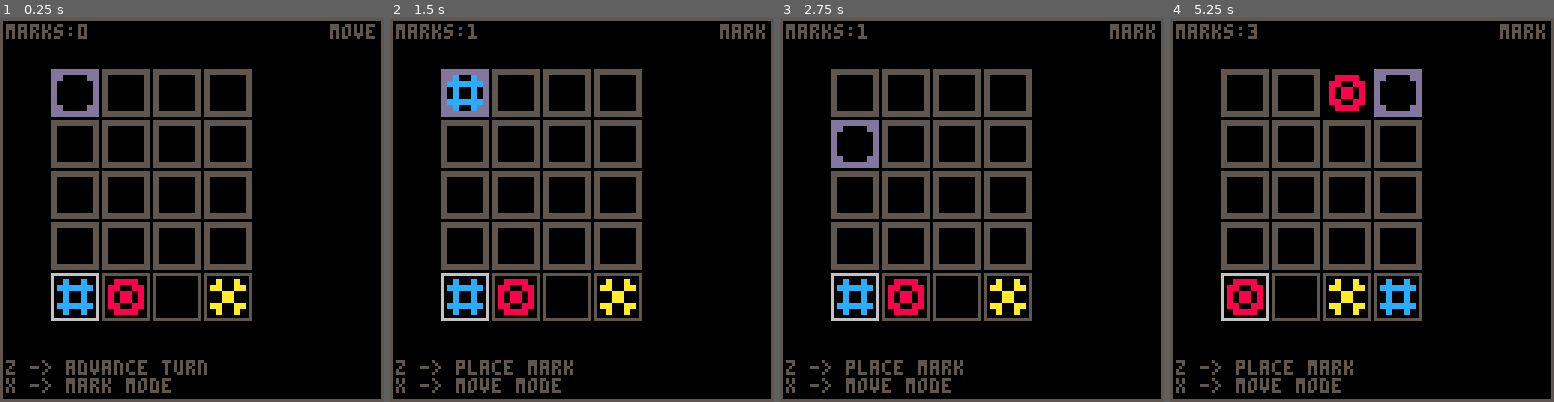
Above: before the commit, frames 1-4 (left to right).
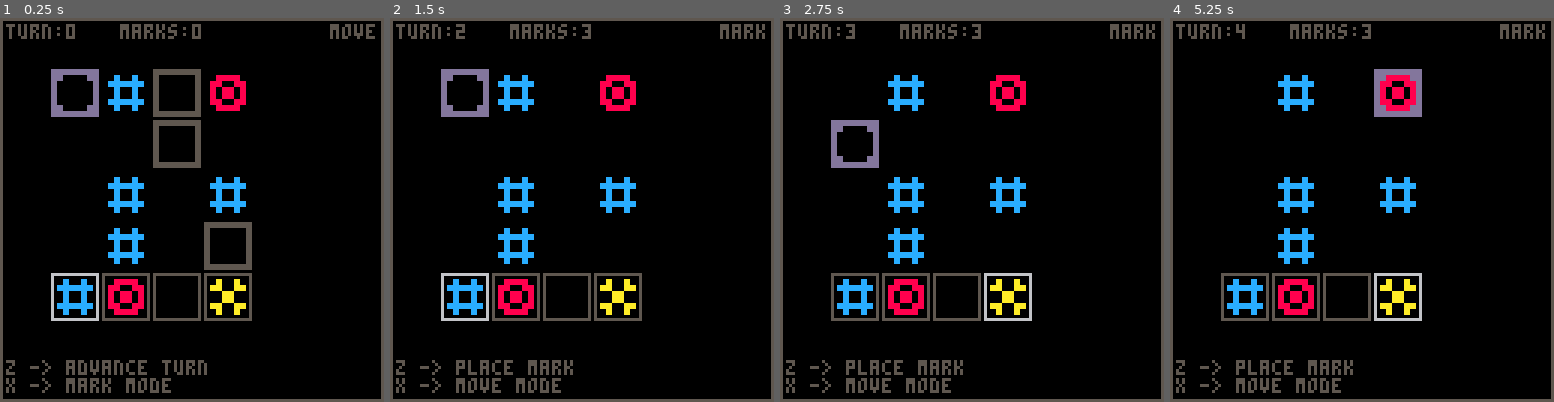
Above: after the commit, the same moments.

Repository: ayanamee/bistro8
Game: PICO-8 cartridge blank/blank.p8
Two runs of this game, one before a commit and one after it. Both use one fixed random seed, a clock stepped at 60 frames per second and the inputs below.
Inputs:
- Up to frame 1 (0.25 s): no input
- Up to frame 2 (1.5 s): tap O (Z key) at 0.33, 0.7, 1.43 s; tap X (X key) at 1.07 s
- Up to frame 3 (2.75 s): hold Left 1.97-2.37 s; tap X (X key) at 2.07, 2.4, 2.73 s; tap O (Z key) at 2.22 s; hold Down from 2.42 s (still down)
- Up to frame 4 (5.25 s): release Down at 2.82 s; hold Right 2.87-3.53 s; tap X (X key) every 0.33 s from 3.07 to 5.07 s; tap O (Z key) at 3.1, 3.98, 4.87 s; hold Up 3.58-4.08 s; hold Right 4.13-4.53 s; hold Down 4.58-5.08 s; hold Left from 5.13 s (still down)

The runs differ from the first frame. In frame 1, 11% of the frame differs, in the area x 1-66%, y 1-66%; in frame 2, 14%; in frame 3, 14%; in frame 4, 16%, in the area x 1-66%, y 1-79%.

Commit message:
Bug fixing and implementing block logic

Diff:
--- a/blank/main.lua
+++ b/blank/main.lua
@@ -19,6 +19,7 @@
 
 placed_marks = 0
 
+turn = 0
 
 function _init()
     menuitem(1, "god mode", function() if mode ~= "god" then mode = "god" else mode = "move" end end)
@@ -27,6 +28,8 @@
     bag.count = 4
     bag.idx = 1
     bag.current_mark = bag[bag.idx]
+
+    fill_grid()
 end
 
 function _update()
@@ -35,23 +38,24 @@
 
 function _draw()
     cls()
-    rect(0,0,127,127)
+    rect(0,0,127,127,5)
     draw_grid()
     draw_cursor()
     draw_bag()
-    print(mode,110,2)
+    print(mode,110,2,5)
     if mode == "move" then
-        print("z -> advance turn", 2,114)
-        print("x -> mark mode", 2,120)
+        print("z -> advance turn", 2,114,5)
+        print("x -> mark mode", 2,120,5)
     elseif mode =="mark" then
-        print("z -> place mark", 2,114)
-        print("x -> move mode", 2,120)
+        print("z -> place mark", 2,114,5)
+        print("x -> move mode", 2,120,5)
     elseif mode == "god" then
-        print("z -> clear grid", 2,114)
+        print("z -> clear grid", 2,114,5)
         -- print("x -> move mode", 2,120)
-        print("x -> fill grid", 2, 120)
-    end
-    print("marks:"..placed_marks, 2, 2)
+        print("x -> fill grid", 2, 120,5)
+    end
+    print("turn:"..turn, 2, 2,5)
+    print("marks:"..placed_marks, 40, 2,5)
 end
 
 function handle_input()
@@ -73,6 +77,14 @@
             end
             bag.current_mark = bag[bag.idx]
         end
+        if btnp(⬅️) then
+            if (bag.idx > 1) then
+                bag.idx -= 1
+            else
+                bag.idx = bag.count
+            end
+            bag.current_mark = bag[bag.idx]
+        end
     elseif mode=="god" then
         if btnp(4) then clear_grid() end
         -- if btnp(5) then mode = "move" end
@@ -83,6 +95,7 @@
 
 function advance_turn()
     update_board()
+    turn+=1
 end
 
 function try_place_mark(i,j,mark)
@@ -90,7 +103,20 @@
         grid[i][j].mark = mark
         grid[i][j].sprite = get_sprite(mark)
         placed_marks +=1
-    end
+        return true
+    end
+    return false
+end
+
+function try_spawn_mark(i,j,mark)
+    if grid[i][j].mark == "none" and grid[i][j].spawning then
+        grid[i][j].mark = mark
+        grid[i][j].sprite = get_sprite(mark)
+        placed_marks +=1
+        grid[i][j].spawning = false
+        return true
+    end
+    return false
 end
 
 
@@ -102,7 +128,7 @@
         for j=1, grid_size do
             x = margin + (i-1)*grid_px_size*grid_px_scale + spacing*i
             y = margin + (j-1)*grid_px_size*grid_px_scale + spacing*j
-            grid[i][j]={id = id, sprite=0, x0=x, y0=y, mark="none", exploding=false}
+            grid[i][j]={id = id, sprite=0, x0=x, y0=y, mark="none", exploding=false, spawning = false}
             id+=1
         end
     end
@@ -118,13 +144,14 @@
 function fill_grid()
     for i=1, grid_size do
         for j=1, grid_size do
-            roll = flr(rnd(4))
+            roll = flr(rnd(5))
             if roll==0 then current_mark = "red" end
             if roll==1 then current_mark = "blue" end
             if roll==2 then current_mark = "yellow" end
             if roll==3 then current_mark = "green" end
+            if roll==4 then current_mark = "none" end
             grid[i][j].mark = current_mark
-            grid[i][j].sprite = get_sprite(current_mark)
+            if current_mark ~= "none" then grid[i][j].sprite = get_sprite(current_mark) end
         end
     end
 end
@@ -132,21 +159,38 @@
 function clear_grid()
     for i=1, grid_size do
         for j=1, grid_size do
-            grid[i][j].mark = nil
+            grid[i][j].mark = "none"
+            grid[i][j].sprite = blank_cell.sprite
         end
     end
     placed_marks = 0
+    turn = 0
 end
 
 function update_board()
     for i=1, grid_size do
         for j=1, grid_size do
+            if grid[i][j].mark == "blue" then update_blue_mark(i,j) end
+        end
+    end
+
+    trigger_explosions()
+
+    for i=1, grid_size do
+        for j=1, grid_size do
             if grid[i][j].mark == "red" then update_red_mark(i,j) end
-            if grid[i][j].mark == "blue" then update_blue_mark(i,j) end
+        end
+
+    end
+    trigger_explosions()
+
+    for i=1, grid_size do
+        for j=1, grid_size do
             if grid[i][j].mark == "green" then update_green_mark(i,j) end
         end
     end
-    trigger_explosions()
+
+    trigger_spawns()
 end
 
 
@@ -155,7 +199,7 @@
 function update_red_mark(i,j)
 
     for _,delta in ipairs(adjacent) do
-        if i+delta[1] > 0 and i+delta[1] < grid_size and j+delta[2] > 0 and j+delta[2] < grid_size then
+        if i+delta[1] > 0 and i+delta[1] <= grid_size and j+delta[2] > 0 and j+delta[2] <= grid_size then
             if grid[i+delta[1]][j+delta[2]].mark == "red" then
                 grid[i+delta[1]][j+delta[2]].exploding = true
                 grid[i][j].exploding = true
@@ -194,7 +238,7 @@
     grid[i][j].exploding = true
 
     for _,delta in ipairs(adjacent) do
-        if i+delta[1] > 0 and i+delta[1] < grid_size and j+delta[2] > 0 and j+delta[2] < grid_size then
+        if i+delta[1] > 0 and i+delta[1] <= grid_size and j+delta[2] > 0 and j+delta[2] <= grid_size then
             if grid[i+delta[1]][j+delta[2]].mark ~= "none" and not grid[i+delta[1]][j+delta[2]].exploding then
                 grid[i][j].exploding = false
             end
@@ -206,17 +250,28 @@
 
 function update_green_mark(i,j)
 
+    log("updating green")
     for _,delta in ipairs(adjacent) do
-        if i+delta[1] > 0 and i+delta[1] < grid_size and j+delta[2] > 0 and j+delta[2] < grid_size then
+        log(delta)
+        if i+delta[1] > 0 and i+delta[1] <= grid_size and j+delta[2] > 0 and j+delta[2] <= grid_size then
             if grid[i+delta[1]][j+delta[2]].mark == "none" then
-                try_place_mark(i+delta[1],j+delta[2], "green")
-            end
-        end
-    end
-
-
-end
-
+                grid[i+delta[1]][j+delta[2]].spawning = true
+                return
+            end
+        end
+    end
+
+    log("")
+
+end
+
+function trigger_spawns()
+    for i=1, grid_size do
+        for j=1, grid_size do
+            try_spawn_mark(i,j,"green")
+        end
+    end
+end
 
 function trigger_explosions()
     for i=1, grid_size do
@@ -243,6 +298,41 @@
     -- spr(crs.sprite,grid[crs.i][crs.j].x0,grid[crs.i][crs.j].y0)
     sspr(8,0,grid_px_size,grid_px_size,grid[crs.i][crs.j].x0,grid[crs.i][crs.j].y0, grid_px_size*grid_px_scale,grid_px_size*grid_px_scale)
 end
+
+-- function draw_bag()
+--     local i = 1
+--     local mark_sprite = 1
+--     local xx = grid[1][1].x0
+--     local yy = margin + grid_size*grid_px_size*grid_px_scale + spacing*(grid_size+1)
+--     local diff = grid_px_size*grid_px_scale
+--     rect(xx, yy, xx + diff - 1, yy + diff - 1, 6)
+--     rect(xx+diff+spacing, yy, xx + 2 * diff - 1 + spacing, yy + diff - 1, 5)
+--     rect(xx+2*(diff+spacing), yy, xx + 3 * diff - 1 + 2*spacing, yy + diff - 1, 5)
+--     rect(xx+3*(diff+spacing), yy, xx + 4 * diff - 1 + 3*spacing, yy + diff - 1, 5)
+
+--     if bag[i] == "red" then mark_sprite = 2 end
+--     if bag[i] == "blue" then mark_sprite = 3 end
+--     if bag[i] == "yellow" then mark_sprite = 4 end
+--     if bag[i] == "green" then mark_sprite = 5 end
+
+--     sspr(xx)
+
+--     for i=1,4 do
+--         color = (i==1) and 6 or 5
+--         rect(xx + (i-1) * (diff+spacing) , yy, xx + i * diff + (i-1) * spacing - 1, yy + diff - 1, color)
+
+--         local index = (bag.idx+i-2)%4+1
+
+--         if bag[index] == "red" then mark_sprite = 2 end
+--         if bag[index] == "blue" then mark_sprite = 3 end
+--         if bag[index] == "yellow" then mark_sprite = 4 end
+--         if bag[index] == "green" then mark_sprite = 5 end
+
+--         sspr(mark_sprite*grid_px_size, 0, 8, 8, xx + (i-1) * (diff+spacing) , yy,diff,diff )
+
+--     end
+
+-- end
 
 function draw_bag()
     local i = 1
@@ -250,36 +340,25 @@
     local xx = grid[1][1].x0
     local yy = margin + grid_size*grid_px_size*grid_px_scale + spacing*(grid_size+1)
     local diff = grid_px_size*grid_px_scale
-    rect(xx, yy, xx + diff - 1, yy + diff - 1, 6)
+    rect(xx, yy, xx + diff - 1, yy + diff - 1, 5)
     rect(xx+diff+spacing, yy, xx + 2 * diff - 1 + spacing, yy + diff - 1, 5)
     rect(xx+2*(diff+spacing), yy, xx + 3 * diff - 1 + 2*spacing, yy + diff - 1, 5)
     rect(xx+3*(diff+spacing), yy, xx + 4 * diff - 1 + 3*spacing, yy + diff - 1, 5)
 
-    if bag[i] == "red" then mark_sprite = 2 end
-    if bag[i] == "blue" then mark_sprite = 3 end
-    if bag[i] == "yellow" then mark_sprite = 4 end
-    if bag[i] == "green" then mark_sprite = 5 end
-
-    sspr(xx)
 
     for i=1,4 do
-        color = (i==1) and 6 or 5
+        color = (i==bag.idx) and 6 or 5
+
+        local index = get_sprite(bag[i])
         rect(xx + (i-1) * (diff+spacing) , yy, xx + i * diff + (i-1) * spacing - 1, yy + diff - 1, color)
-
-        local index = (bag.idx+i-2)%4+1
-
-        if bag[index] == "red" then mark_sprite = 2 end
-        if bag[index] == "blue" then mark_sprite = 3 end
-        if bag[index] == "yellow" then mark_sprite = 4 end
-        if bag[index] == "green" then mark_sprite = 5 end
-
-        sspr(mark_sprite*grid_px_size, 0, 8, 8, xx + (i-1) * (diff+spacing) , yy,diff,diff )
-
-    end
-
-end
-
-function zip(a,b)
-
-
-end
+        sspr(index*grid_px_size, 0, 8, 8, xx + (i-1) * (diff+spacing) , yy,diff,diff )
+    end
+
+
+
+end
+
+function log(txt, ow)
+    ow = ow or false
+    printh(txt,'debug.txt',ow)
+end
Not shown, added: blank/debug.txt
